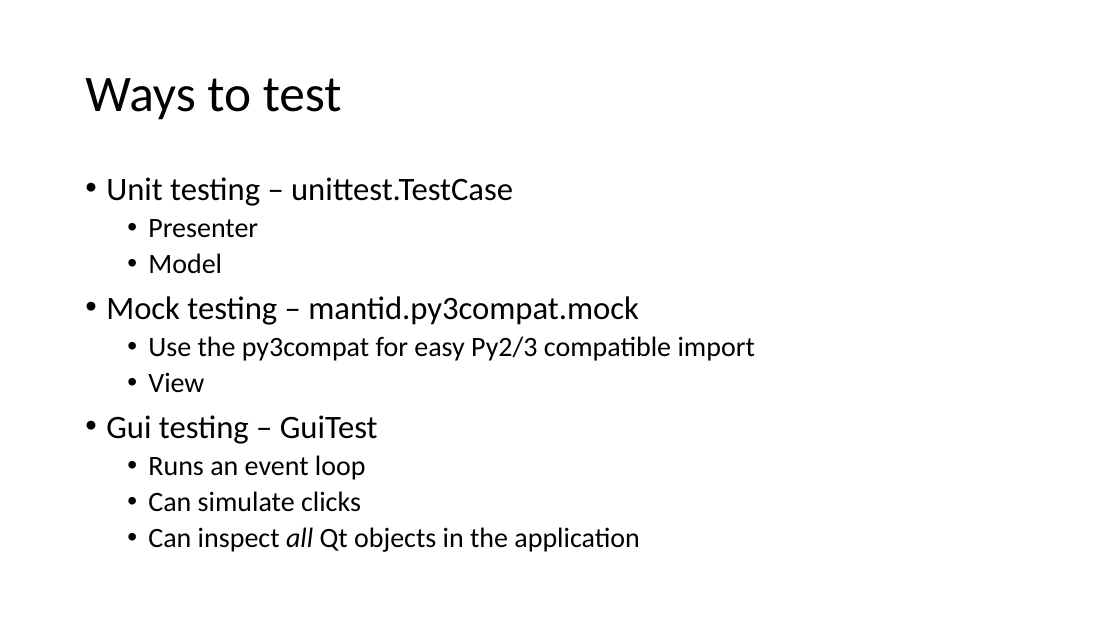
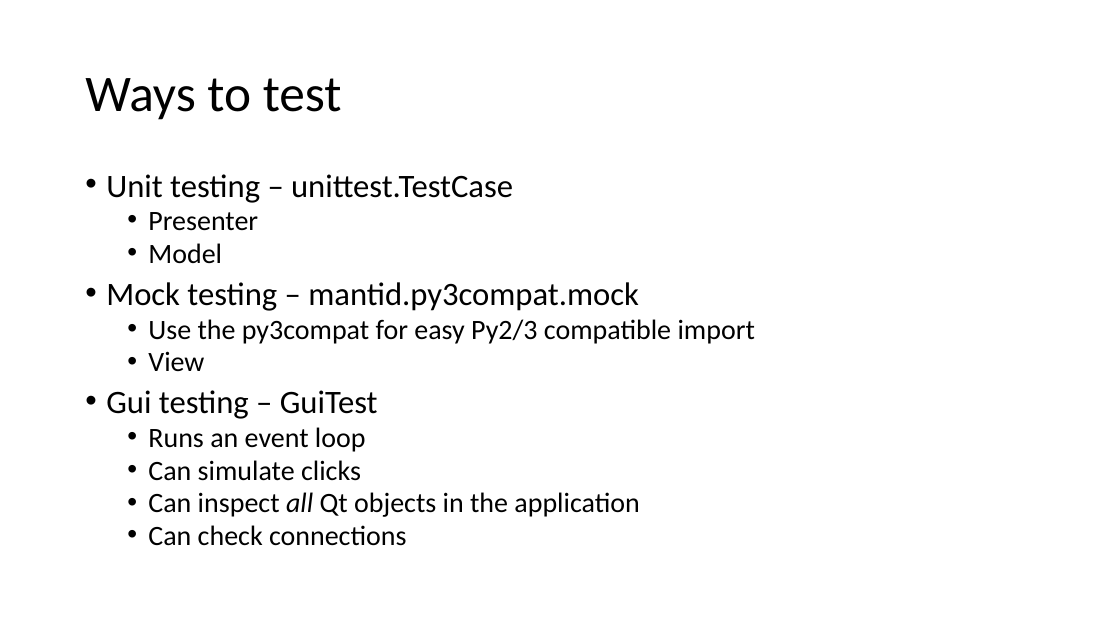
Before and after one commit to DTasev/mvp, a slide deck: slide 16 of MVP Tutorial.pptx. Drawn at 1120x630 pixels with LibreOffice and Linux fonts; fonts in the diff are those of the drawing. Boxes give left, top, right and bottom in pixels: in the first picture for what was removed or moved away, otherwise in the second. Text is boxed around its words. In the diff, an @@ line names an element or a change of style, - is before the commit and + after.

```diff
--- a/MVP Tutorial.pptx
+++ b/MVP Tutorial.pptx
@@ text at box(106, 174, 755, 517): line spacing 0.9 to 0.8 @@
@@ text at box(148, 525, 407, 546): paragraph added @@
+  • Can check connections
```
Also in this commit, not shown: 6 other slides changed, 2 other files.
